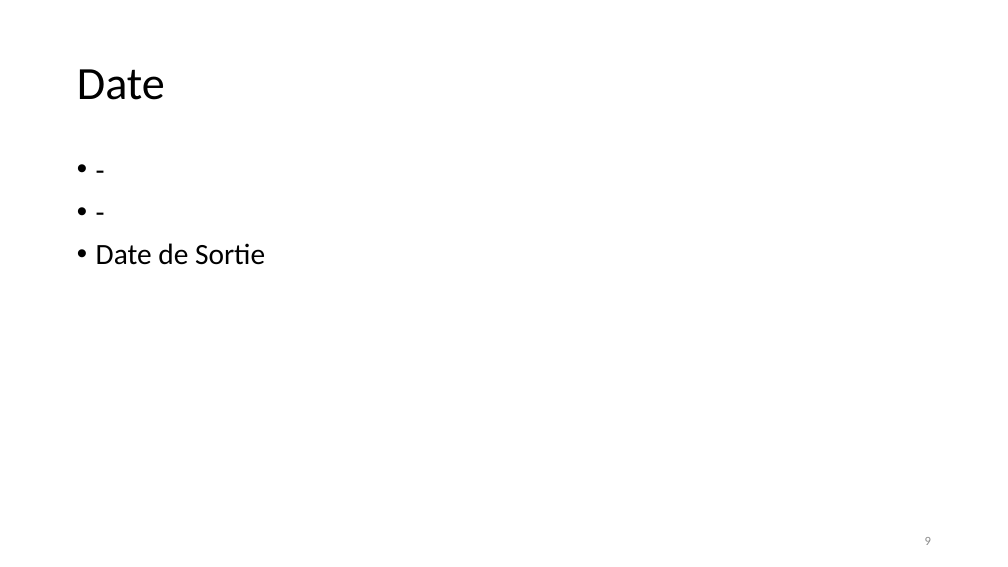
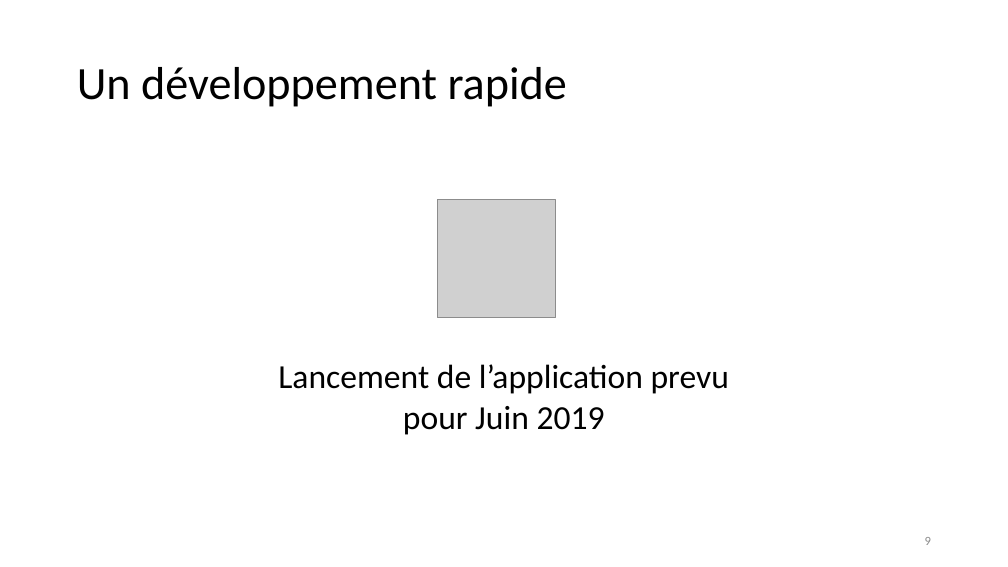
Before and after one commit to unige-pinfo-2019/PInfo1, a slide deck: slide 9 of Docs/UNIbay_DeskPitch.pptx. Drawn at 1008x567 pixels with LibreOffice and Linux fonts; fonts in the diff are those of the drawing; grey boxes stand for pictures. Boxes give left, top, right and bottom in pixels: in the first picture for what was removed or moved away, otherwise in the second. Text is boxed around its words. In the diff, an @@ line names an element or a change of style, - is before the commit and + after.

```diff
--- a/Docs/UNIbay_DeskPitch.pptx
+++ b/Docs/UNIbay_DeskPitch.pptx
@@ title at [77,67,567,107]: text changed @@
-Date
+Un développement rapide
@@ picture added at [438,200,556,318] @@
@@ text removed at [96,243,265,265] @@
-• -
-• -
-• Date de Sortie
@@ text added at [278,364,729,435], 32 pt, text #000000 @@
+Lancement de l’application prevu pour Juin 2019
```
Also in this commit, not shown: 5 other slides changed, 2 slides added, 2 slides removed.
